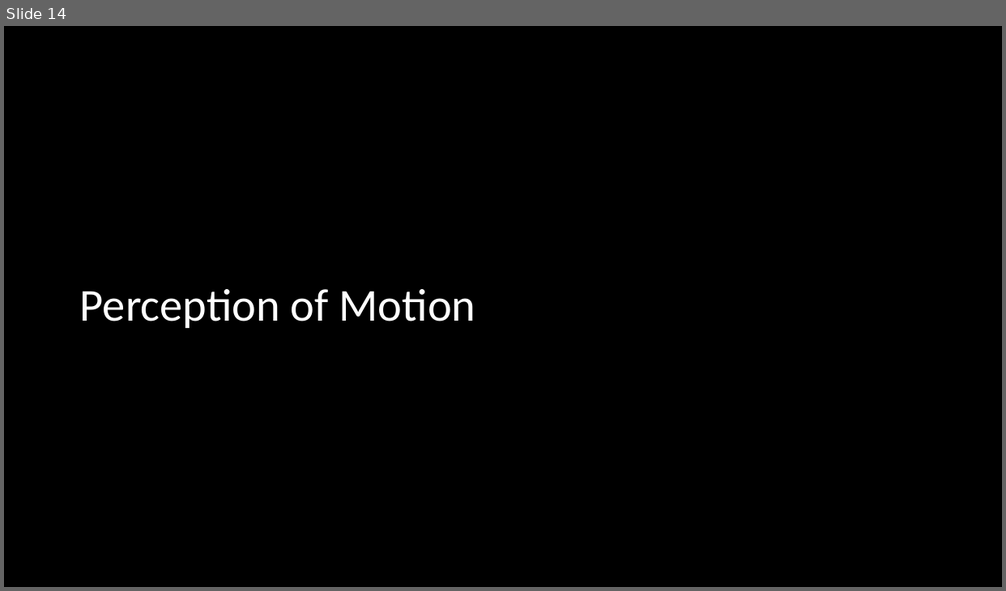
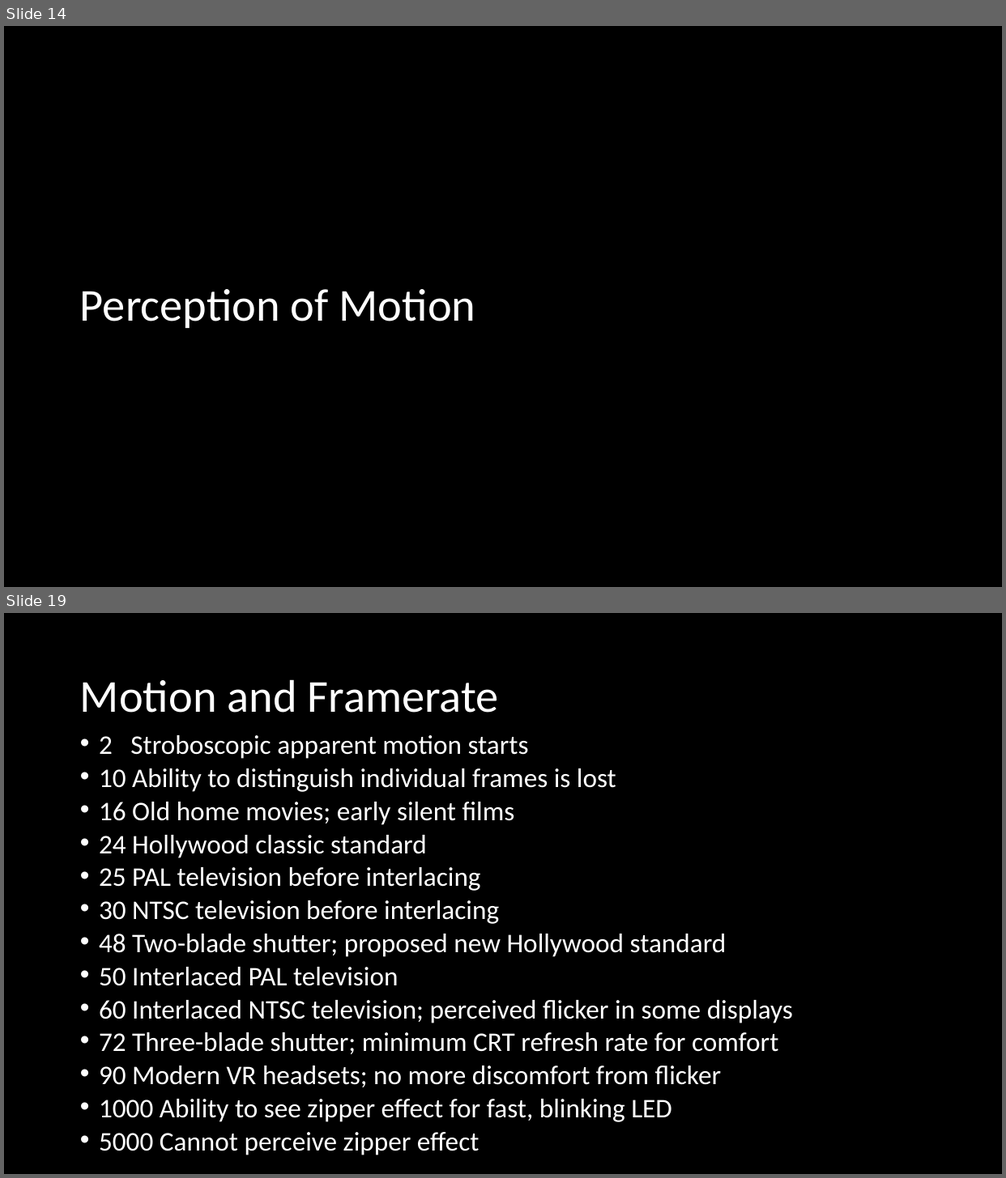
Before and after one commit to haelmic3/Graphics2, a slide deck: slides/Chapter 6.pptx. Shown one above the other, each under a label of ours: slide 14 before the commit, slides 14 and 19 after it; the slides between them are not shown. The pictures are 1006x591 and 1006x1178 pixels, drawn with LibreOffice and Linux fonts; fonts in the diff are those of the drawing. Boxes give left, top, right and bottom in pixels: in the first picture for what was removed or moved away, otherwise in the second. Text is boxed around its words. In the diff, an @@ line names an element or a change of style, - is before the commit and + after.

```diff
--- a/slides/Chapter 6.pptx
+++ b/slides/Chapter 6.pptx
@@ slide 19 added at box(4, 613, 1002, 1174), background #FFFFFF @@
@@ title added at box(80, 679, 499, 713), 44 pt, text #000000 @@
+Motion and Framerate
@@ text added at box(99, 735, 793, 1156), 25.9 pt, text #000000 @@
+• 2 Stroboscopic apparent motion starts
+• 10 Ability to distinguish individual frames is lost
+• 16 Old home movies; early silent films
+• 24 Hollywood classic standard
+• 25 PAL television before interlacing
+• 30 NTSC television before interlacing
+• 48 Two-blade shutter; proposed new Hollywood standard
+• 50 Interlaced PAL television
+• 60 Interlaced NTSC television; perceived flicker in some displays
+• 72 Three-blade shutter; minimum CRT refresh rate for comfort
+• 90 Modern VR headsets; no more discomfort from flicker
+• 1000 Ability to see zipper effect for fast, blinking LED
+• 5000 Cannot perceive zipper effect
```
Also in this commit, not shown: 14 other slides changed, 10 other slides added, 3 other files.
